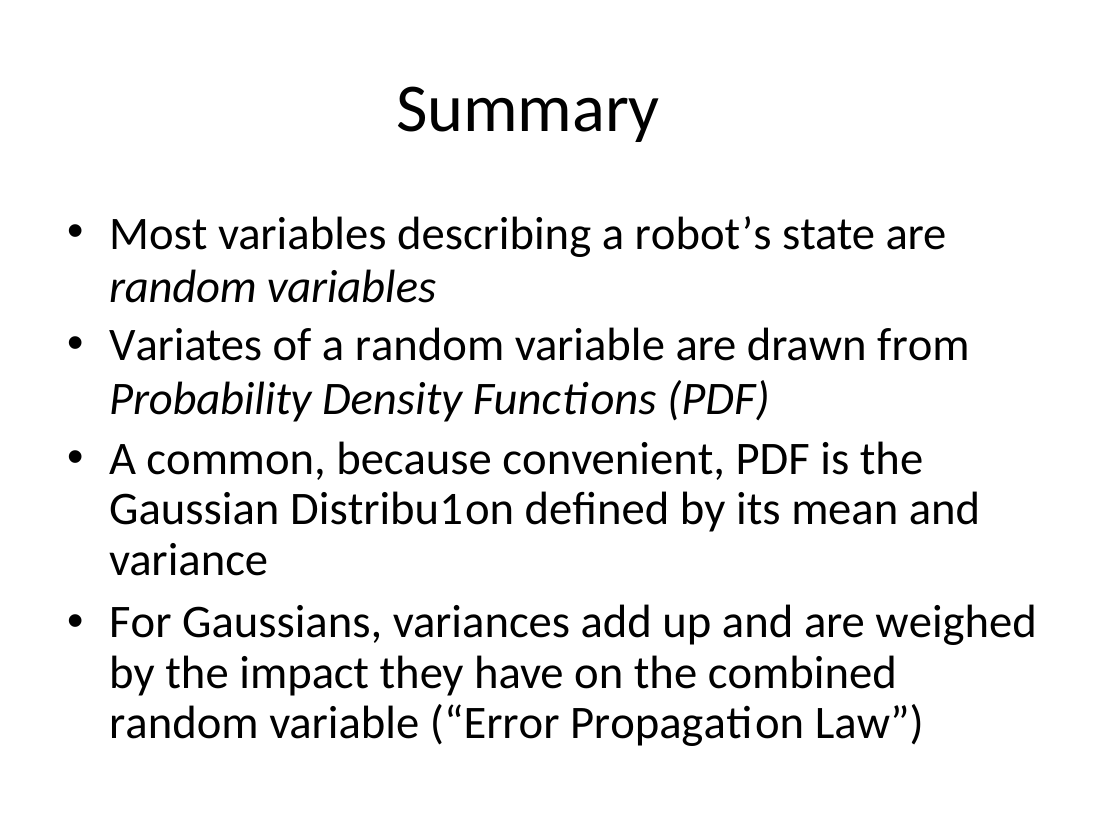
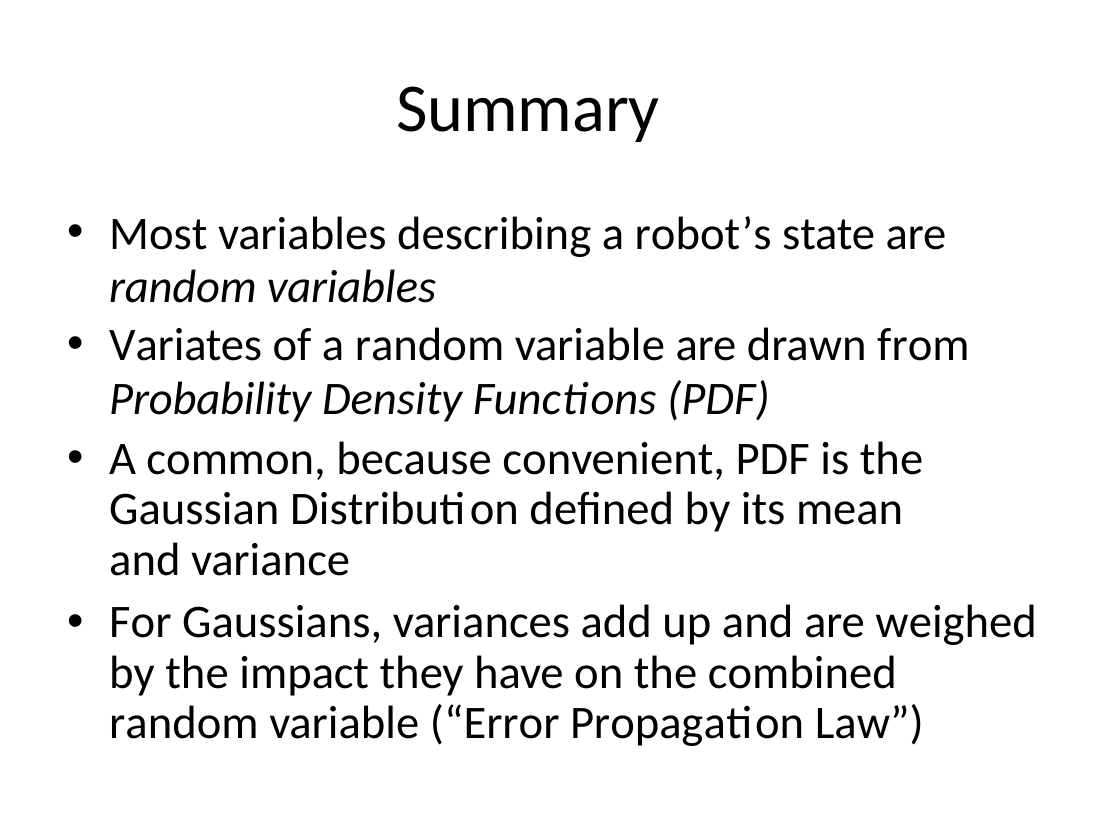
Before and after one commit to amitrokh/CMSC498F, a slide deck: slide 14 of lectures/week_9/Uncertainty and Error Propagation.pptx. Drawn at 1120x840 pixels with LibreOffice and Linux fonts; fonts in the diff are those of the drawing. Boxes give left, top, right and bottom in pixels: in the first picture for what was removed or moved away, otherwise in the second. Text is boxed around its words. In the diff, an @@ line names an element or a change of style, - is before the commit and + after.

```diff
--- a/lectures/week_9/Uncertainty and Error Propagation.pptx
+++ b/lectures/week_9/Uncertainty and Error Propagation.pptx
@@ text at (109,441,923,576): text changed @@
-• A common, because convenient, PDF is the Gaussian Distribu1on deﬁned by its mean and variance
+• A common, because convenient, PDF is the Gaussian Distribution deﬁned by its mean and variance
```
Also in this commit, not shown: 2 other slides changed.
